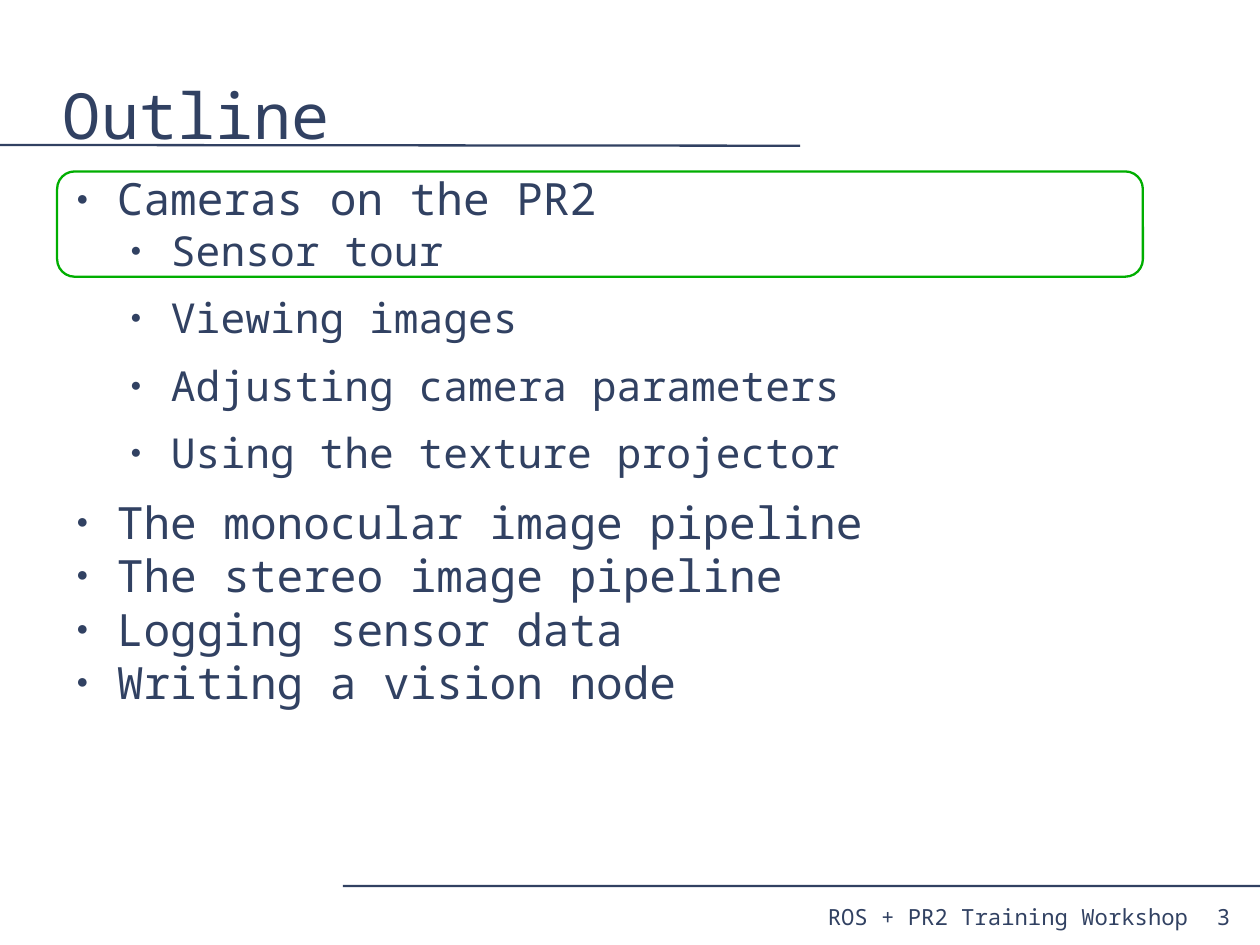
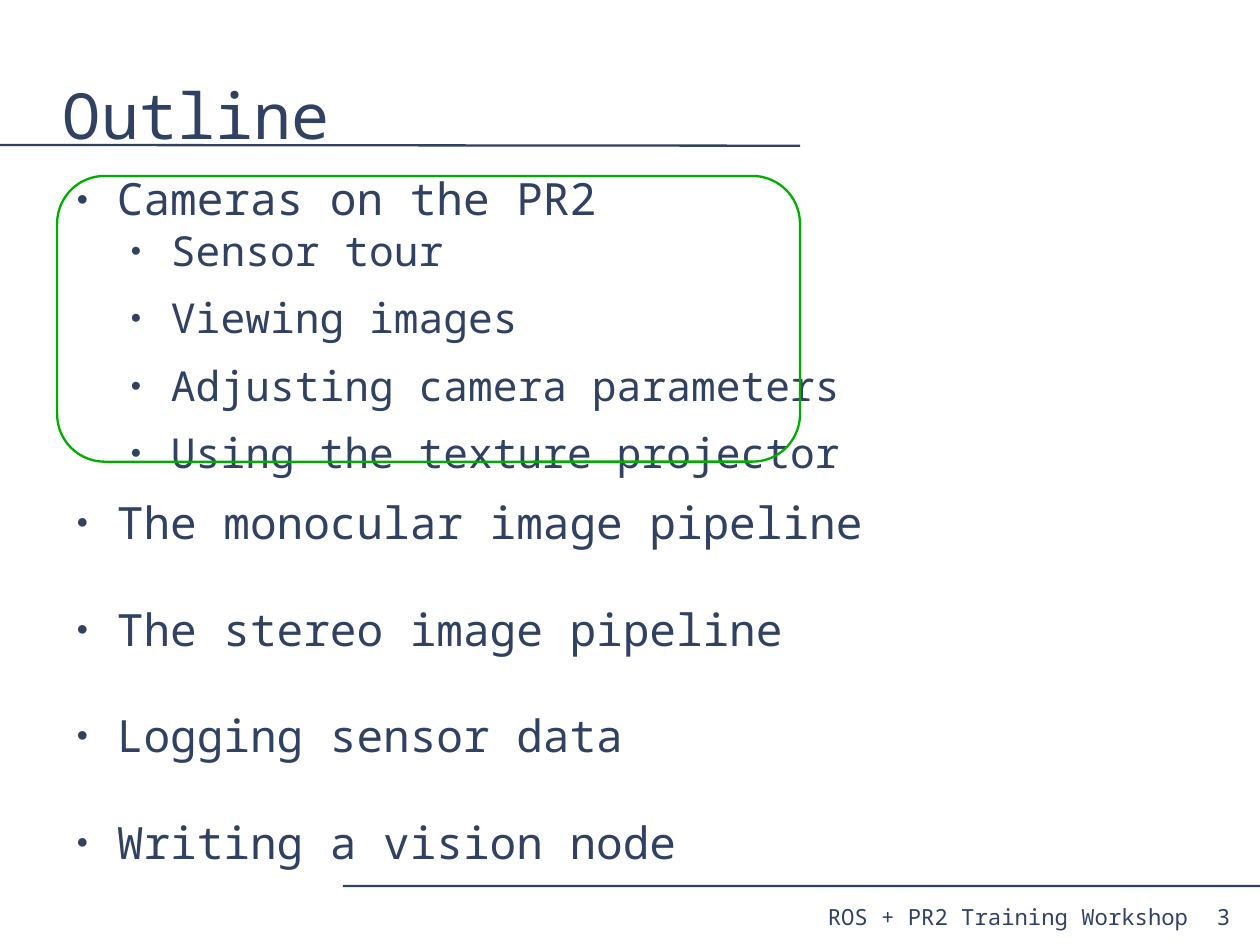
Before and after one commit to PR2/pr2_docs, a slide deck: slide 3 of pr2_training_workshop/processing_camera_data/slides.odp. Drawn at 1260x945 pixels with LibreOffice and Linux fonts; fonts in the diff are those of the drawing. Boxes give left, top, right and bottom in pixels: in the first picture for what was removed or moved away, otherwise in the second. Text is boxed around its words. In the diff, an @@ line names an element or a change of style, - is before the commit and + after.

Commit message:
processing_camera_data: Further reorganization. Expanded outlines to include entire talk. More on logging. Moved dynamic_reconfigure slides to relevant sections.

```diff
--- a/pr2_training_workshop/processing_camera_data/slides.odp
+++ b/pr2_training_workshop/processing_camera_data/slides.odp
@@ rounded rectangle: place and size @@
-rounded rectangle at [57,172,1143,277]
+rounded rectangle at [57,176,800,462]
@@ text "Cameras on the PR2" rewrapped from [117,181,862,710] to [117,175,862,870] @@
```
Also in this commit, not shown: 7 other slides changed, 4 slides added.
